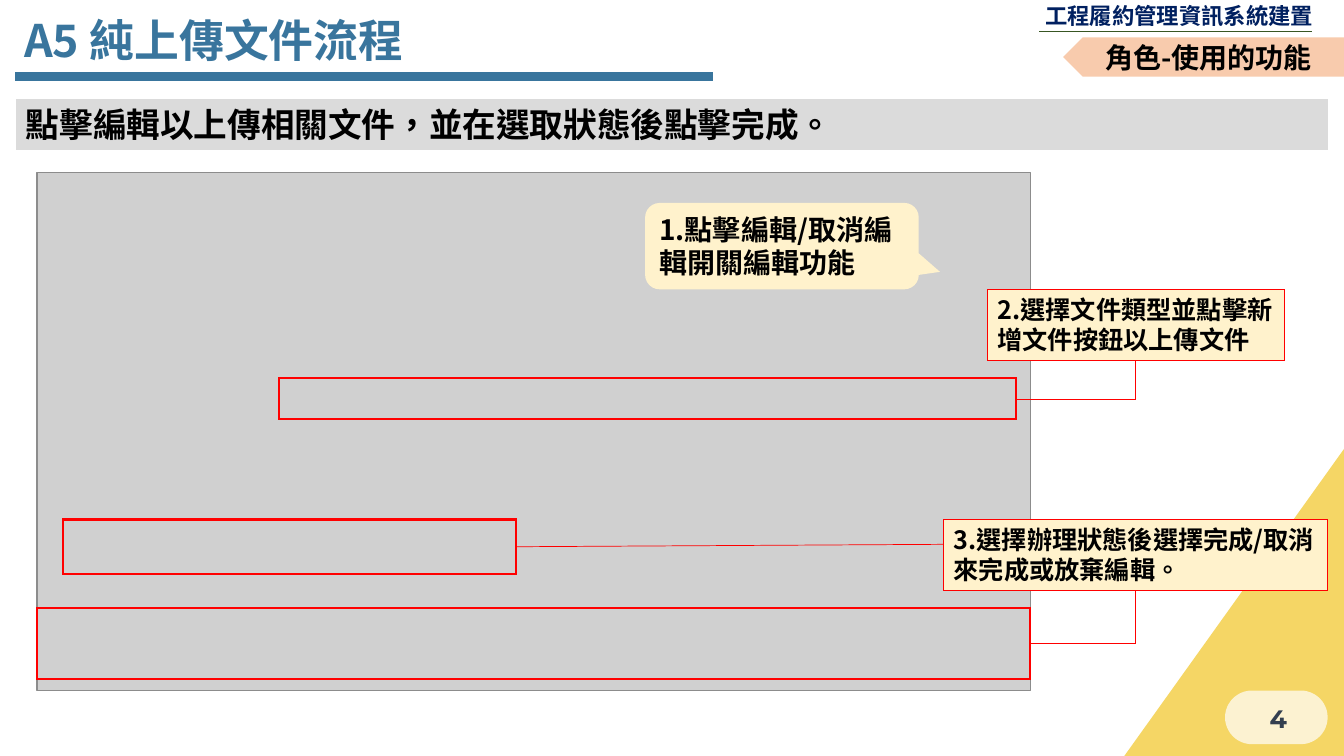
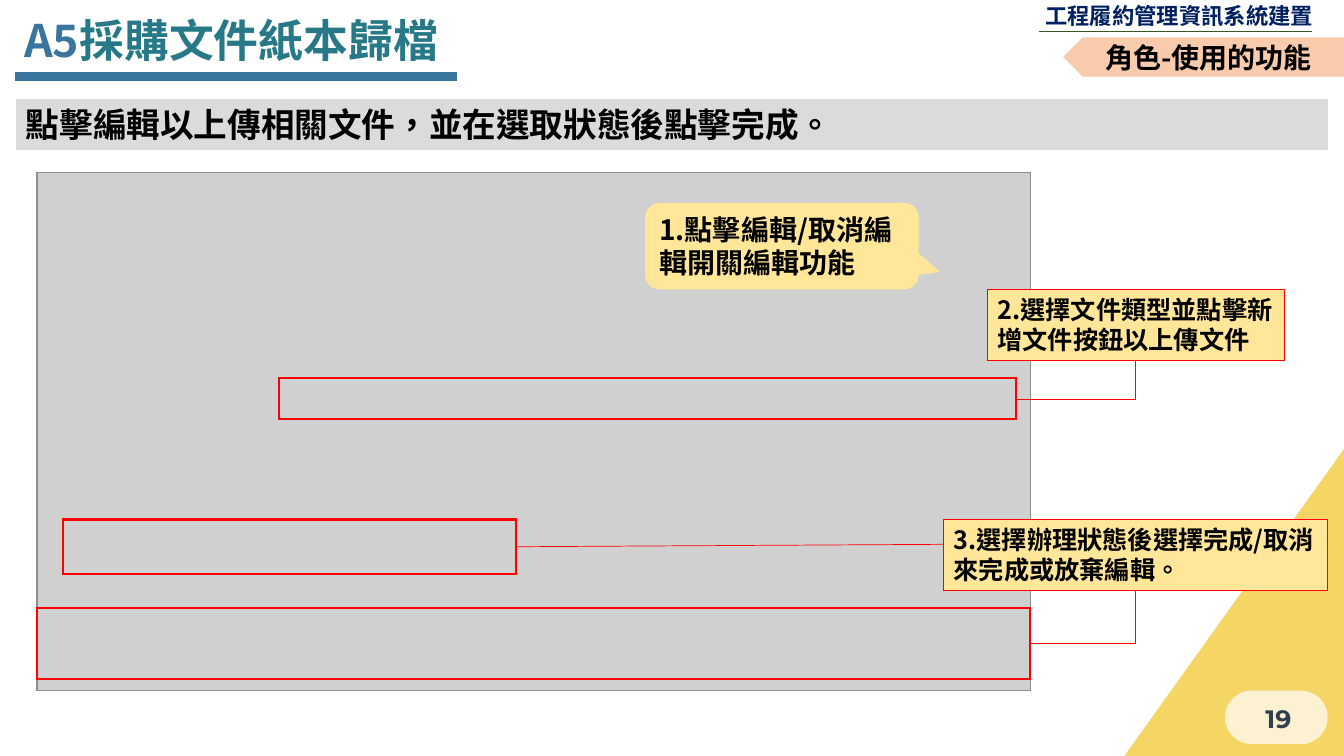
Before and after one commit to Menigo/SunriseDocument, a slide deck: slide 19 of 決標後.pptx (slide 4 before the commit). Drawn at 1344x756 pixels with LibreOffice and Linux fonts; fonts in the diff are those of the drawing; grey boxes stand for pictures; background and template pictures are left out. Boxes give left, top, right and bottom in pixels: in the first picture for what was removed or moved away, otherwise in the second. Text is boxed around its words. In the diff, an @@ line names an element or a change of style, - is before the commit and + after.

Commit message:
20220106
20220106

```diff
--- a/決標後.pptx
+++ b/決標後.pptx
@@ text at [24,18,438,61]: text changed; font Noto Sans CJK SC to Noto Sans CJK TC; text colour #39759D to #277988 @@
-A5 純上傳文件流程
+A5採購文件紙本歸檔
@@ line moved from (15, 77) - (713, 77) to (15, 77) - (457, 77) @@
@@ fill #FFF2CC to #FFE699 in 3 elements at [645,203,919,289], [944,519,1328,591], [988,289,1285,361] @@
@@ page number at [1265,710,1291,729]: text changed @@
-4
+19
```
Also in this commit, not shown: 2 other slides changed, 15 slides added.
